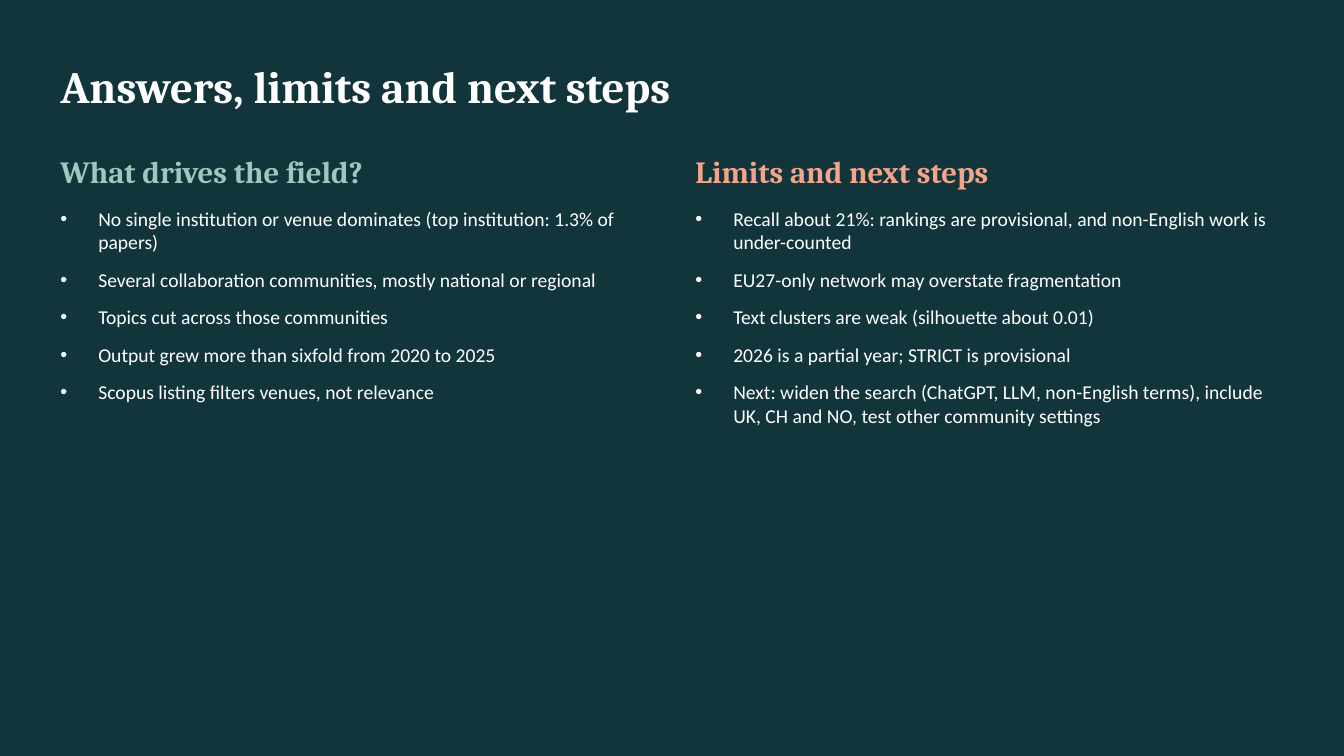
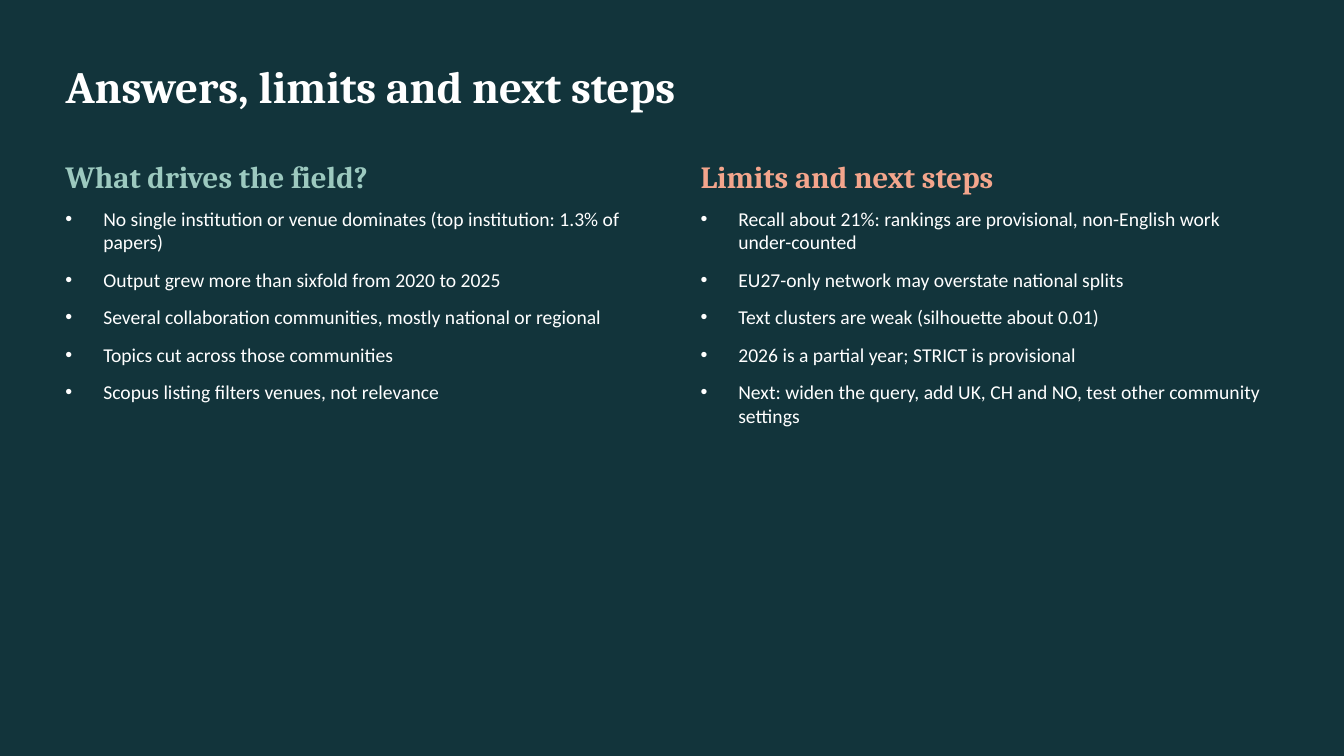
Before and after one commit to Manchidi-MJ/Data-Analytics--project-D, a slide deck: slide 11 of project-d/ProjectD_final_slides.pptx (slide 13 before the commit). Drawn at 1344x756 pixels with LibreOffice and Linux fonts; fonts in the diff are those of the drawing. Boxes give left, top, right and bottom in pixels: in the first picture for what was removed or moved away, otherwise in the second. Text is boxed around its words. In the diff, an @@ line names an element or a change of style, - is before the commit and + after.

Commit message:
Integrate Keerthana's network as main RQ3 network, proofread report, build 11-slide team deck

```diff
--- a/project-d/ProjectD_final_slides.pptx
+++ b/project-d/ProjectD_final_slides.pptx
@@ less space between paragraphs in 3 elements at <box>66,72,675,113</box>, <box>65,166,368,189</box>, <box>701,166,993,195</box> @@
@@ text at <box>738,212,1220,290</box>: text changed @@
-• Recall about 21%: rankings are provisional, and non-English work is under-counted
-• EU27-only network may overstate fragmentation
+• Recall about 21%: rankings are provisional, non-English work under-counted
+• EU27-only network may overstate national splits
@@ text at <box>103,273,501,291</box>: paragraph added @@
+• Output grew more than sixfold from 2020 to 2025
@@ text at <box>98,348,496,366</box>: paragraph removed @@
-• Output grew more than sixfold from 2020 to 2025
@@ text at <box>738,385,1259,427</box>: text changed @@
-• Next: widen the search (ChatGPT, LLM, non-English terms), include UK, CH and NO, test other community settings
+• Next: widen the query, add UK, CH and NO, test other community settings
```
Also in this commit, not shown: 2 other slides changed, 4 slides added, 6 slides removed, 6 other files.
